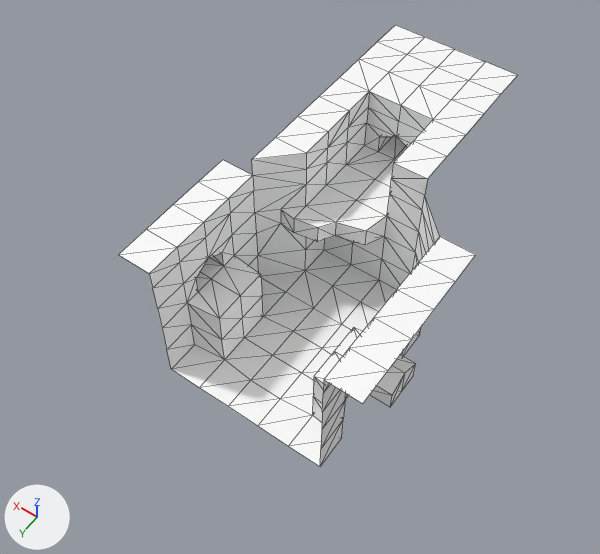
Before and after pictures for a commit that changed the glTF model Models/level-6.glb.
Both versions are drawn from a 50 mm lens placed at (-27.9, 55.5, 59.1), pointed at (0.6, 15.6, -3.6). Every picture has the same lights, and +X, +Y and +Z are marked at lower left. The older version comes first. Mesh edges are drawn as thin lines. Vertices at exactly the same position are counted once.

The older version as bpy lines, for what is in view:
```python
me_level_6 = bpy.data.meshes.new('level-6')
me_level_6.from_pydata(...)  # 235 vertices, 421 faces; spans x -14.0..10.5, y -10.5..28.0, z -10.0..7.0
me_level_6.materials.append(mat_defaultmaterial)
ob_level_6 = bpy.data.objects.new('level-6', me_level_6)
ob_level_6.location = (0.0, 0.0, 0.0)
```
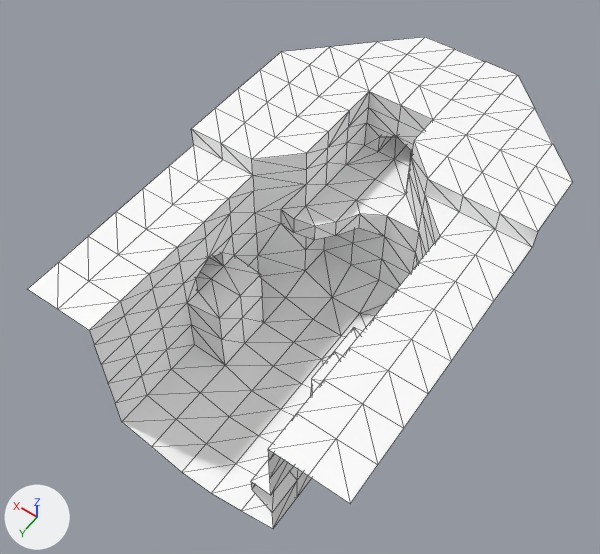
Where the change shows, as pixel boxes (x1, y1, x2, y2) in the pictures (600 x 554 px):
'level-6', reshaped (36% wider, 11% taller)
    before: (118, 25, 517, 467)
    after: (28, 37, 573, 529)
part 1 of me_level_6, built on
    before: (172, 25, 447, 467)
    after: (28, 42, 573, 529)

The change, as a diff of the scene's bpy script:
```diff
--- a/Models/level-6.glb.py
+++ b/Models/level-6.glb.py
@@ me_level_6 @@
 # used by ob_level_6; location = (0.0, 0.0, 0.0)
-me_level_6.from_pydata(...)  # 235 vertices, 421 faces; spans x -14.0..10.5, y -10.5..28.0, z -10.0..7.0
+me_level_6.from_pydata(...)  # 316 vertices, 578 faces; spans x -17.5..14.0, y -10.5..35.0, z -12.0..7.0
+# me_level_6 part 1
+# 19 vertices are removed from x -7.0..7.0, y -10.5..28.0, z -10.0..7.0
+# 79 faces are deleted
+# 5 vertices in x -3.5..0.0, y 14.0..24.5, z -10.0 move by (0.0, 0.0, -2.0)
+# 3 vertices in x 3.5, y 17.9..24.1, z -10.0 move by (0.0, 0.0, -1.0)
+# 3 vertices move from x -7.0..1.0, y 9.8..24.1, z -10.0..-2.0 to x -7.0..1.3, y 8.3..24.5, z -11.0..-2.0
+# 23 vertices are added at x -17.5..14.0, y 0.0..35.0, z -12.0..7.0
+# 19 new vertices lie (0.0, 3.5, 0.0) away from vertices in x -14.0..10.5, y 14.0..28.0, z -10.0..5.0
+# 18 new vertices lie (0.0, 3.5, 0.0) away from vertices in x -14.0..10.5, y 17.5..31.5, z -12.0..5.0
+# 14 new vertices lie (3.5, 0.0, 0.0) away from vertices in x -3.5..10.5, y -3.5..35.0, z -10.0..7.0
+# 14 new vertices lie (-3.5, 0.0, 0.0) away from vertices in x -14.0..-7.0, y -7.0..35.0, z 5.0..7.0
+# 6 new vertices lie (3.5, -3.5, 0.0) away from vertices in x -17.5..10.5, y 3.5..14.0, z -10.0..7.0
+# 6 new vertices lie (-3.5, 0.0, 0.0) away from vertices in x -14.0..0.0, y -3.5..10.5, z -12.0..7.0
+# 236 new faces join them
 me_level_6.materials.append(mat_defaultmaterial)
```
